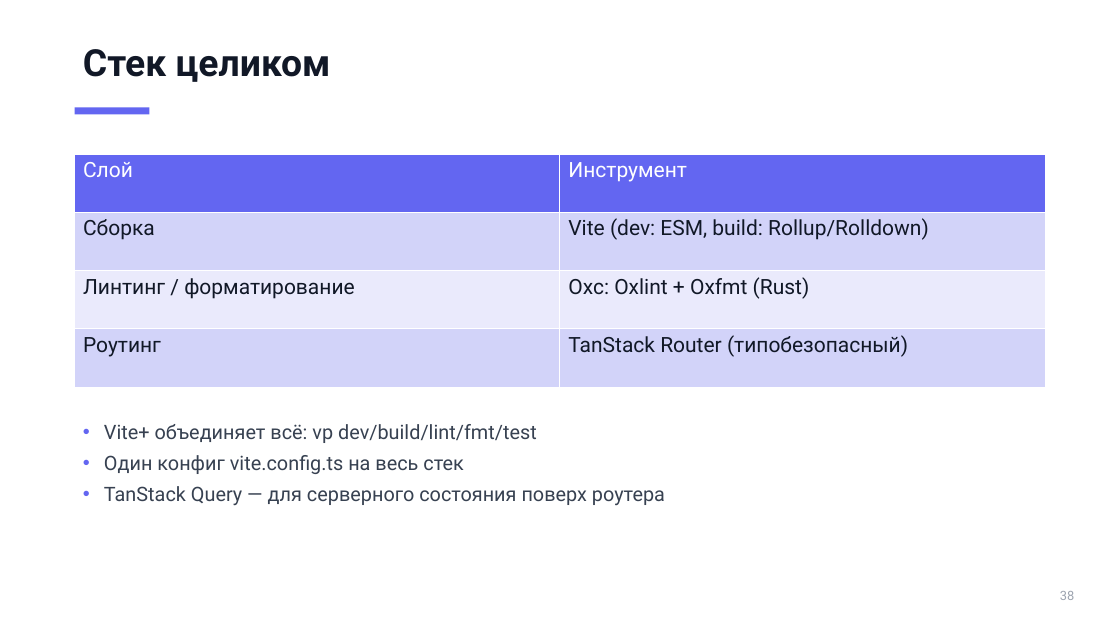
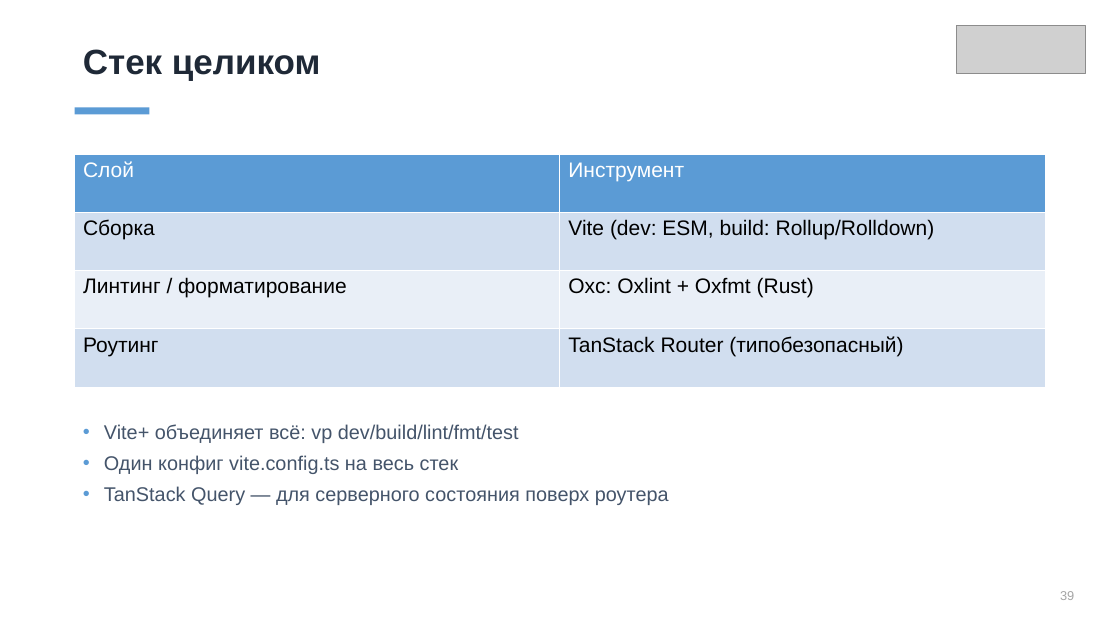
Before and after one commit to ErnandesDaniel/mephi-higher-engineering-school-lectures, a slide deck: slide 39 of lecture-1/modern-frontend-tooling.pptx. Drawn at 1120x630 pixels with LibreOffice and Linux fonts; fonts in the diff are those of the drawing; grey boxes stand for pictures. Boxes give left, top, right and bottom in pixels: in the first picture for what was removed or moved away, otherwise in the second. Text is boxed around its words. In the diff, an @@ line names an element or a change of style, - is before the commit and + after.

Commit message:
style: redo deck with template theme (Office/Arial) and template images

```diff
--- a/lecture-1/modern-frontend-tooling.pptx
+++ b/lecture-1/modern-frontend-tooling.pptx
@@ picture added at [957, 26, 1086, 74] @@
@@ text "Стек целиком" at [83, 49, 320, 80]: size 32 to 30 pt, font Roboto to Arial, text colour #111827 to #1F2937 @@
@@ rectangle at [75, 108, 150, 114]: fill #6366F1 to #5B9BD5 @@
@@ table at [75, 154, 1046, 387] @@
@@ fill #6366F1 to #5B9BD5 in row 1 @@
@@ fill #D3D3FA to #D2DEEF in 4 cells @@
@@ fill #EAEAFC to #EAEFF7 in row 3 @@
@@ font Roboto to Arial @@
@@ text colour #111827 to #000000 in "Сборка", "Vite (dev: ESM, build: Rollup/Rolldown)", "Линтинг / форматирование", "Oxc: Oxlint + Oxfmt (Rust)" and 2 more places @@
@@ text "Vite+ объединяет всё: vp dev/build/lint/fmt/test" at [104, 424, 669, 505]: font Roboto to Arial, text colour #374151 to #44546A; bullet colour #6366F1 to #5B9BD5 @@
@@ text at [1060, 591, 1074, 600]: text changed; font Roboto to Arial; text colour #9CA3AF to #A5A5A5 @@
-38
+39
```
Also in this commit, not shown: 39 other slides changed, 1 other file.
